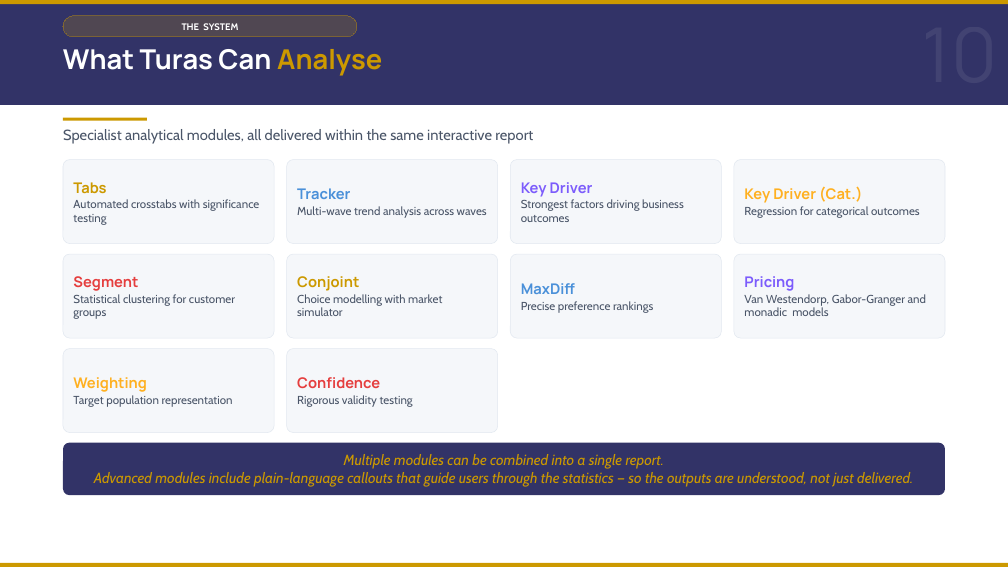
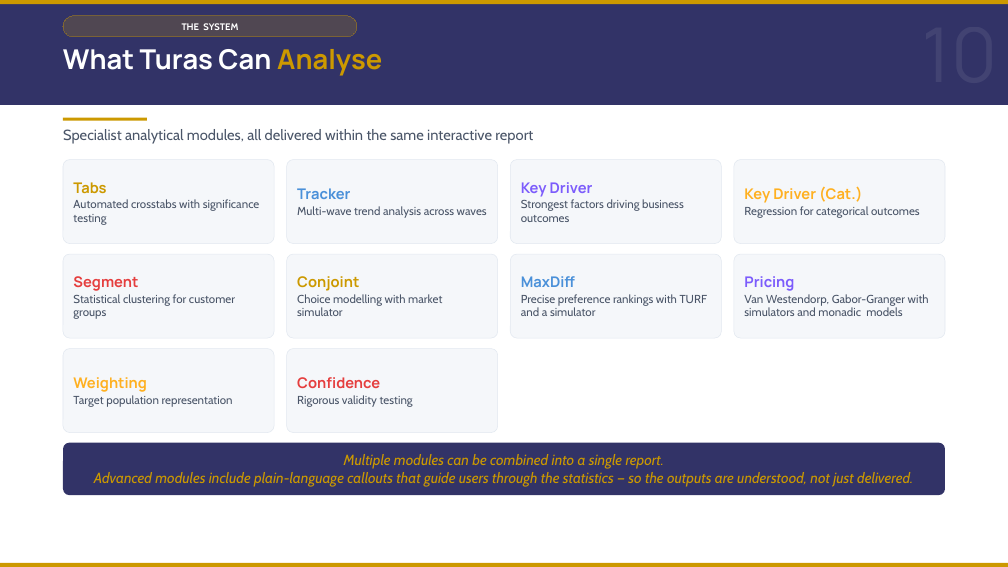
Before and after one commit to DuncanRBrett/Turas, a slide deck: slide 11 of docs/marketing/Introducing Turas to clients.pptx. Drawn at 1008x567 pixels with LibreOffice and Linux fonts; fonts in the diff are those of the drawing. Boxes give left, top, right and bottom in pixels: in the first picture for what was removed or moved away, otherwise in the second. Text is boxed around its words. In the diff, an @@ line names an element or a change of style, - is before the commit and + after.

```diff
--- a/docs/marketing/Introducing Turas to clients.pptx
+++ b/docs/marketing/Introducing Turas to clients.pptx
@@ text at [521,294,708,316]: text changed @@
-Precise preference rankings
+Precise preference rankings with TURF and a simulator
@@ text at [744,294,929,316]: text changed @@
-Van Westendorp, Gabor-Granger and monadic models
+Van Westendorp, Gabor-Granger with simulators and monadic models
```
Also in this commit, not shown: 4 other files.
